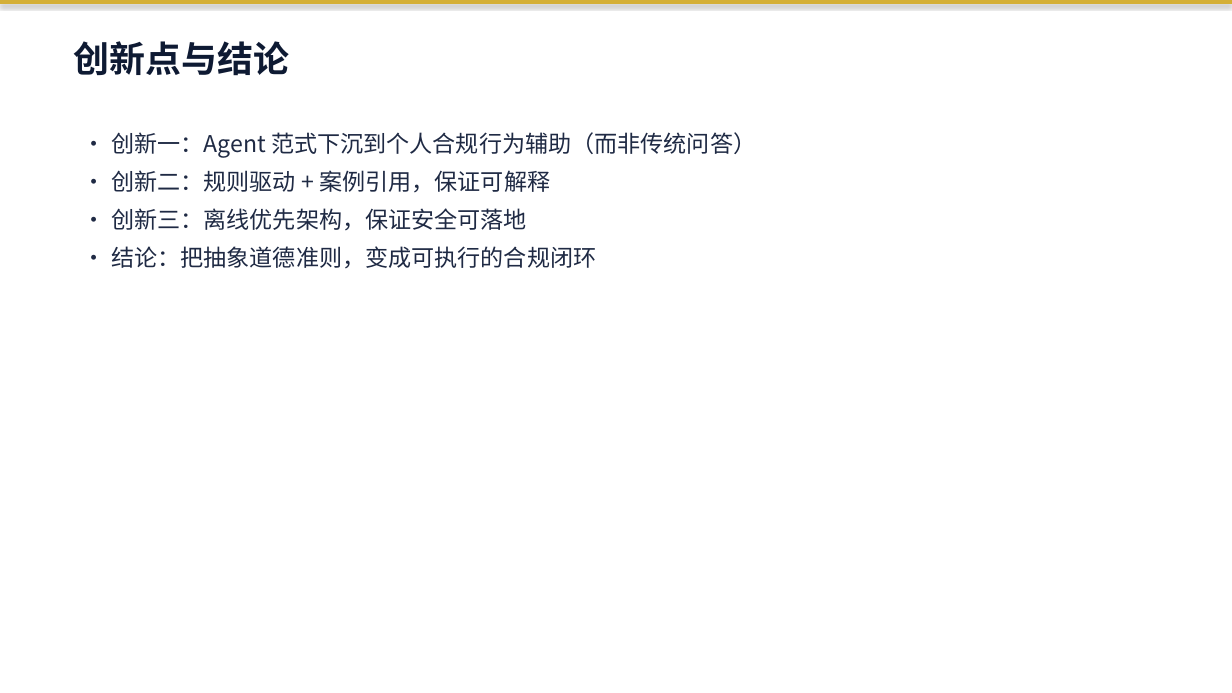
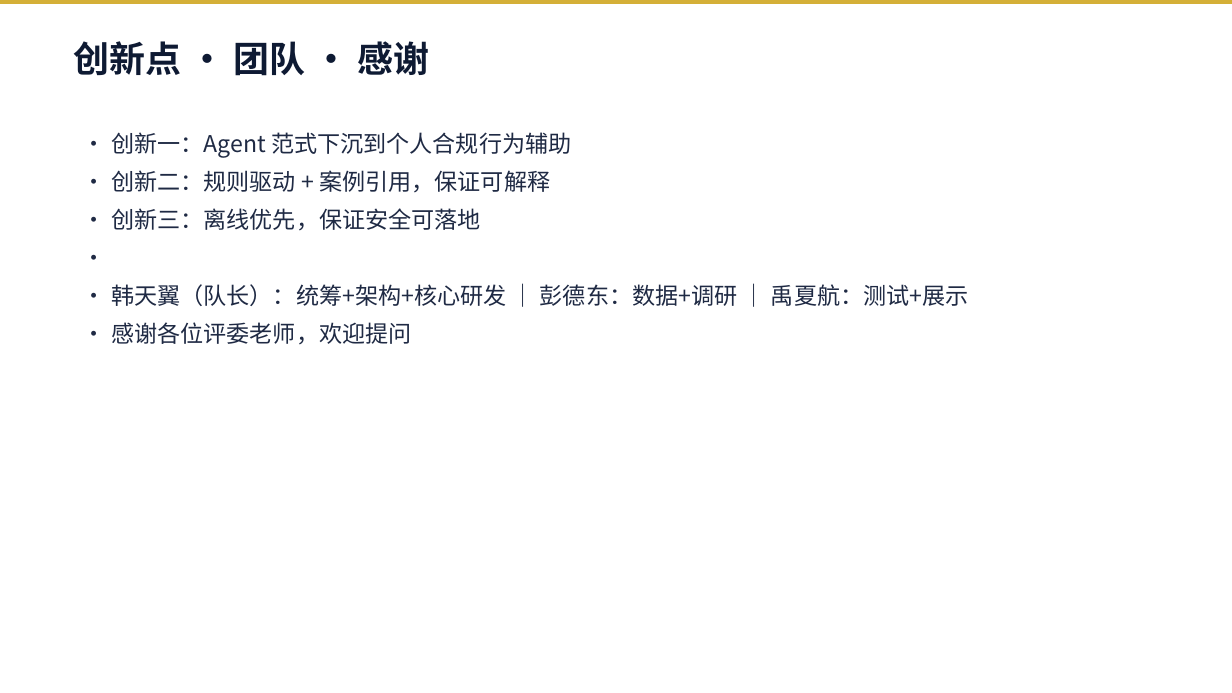
Before and after one commit to JackMA-SYSU/cfa-compliance-assistant, a slide deck: slide 16 of 商策PPT_暑假不回家队.pptx (slide 12 before the commit). Drawn at 1232x693 pixels with LibreOffice and Linux fonts; fonts in the diff are those of the drawing. Boxes give left, top, right and bottom in pixels: in the first picture for what was removed or moved away, otherwise in the second. Text is boxed around its words. In the diff, an @@ line names an element or a change of style, - is before the commit and + after.

```diff
--- a/商策PPT_暑假不回家队.pptx
+++ b/商策PPT_暑假不回家队.pptx
@@ rectangle at (x1=0, y1=0, x2=1232, y2=4): shadow off @@
@@ text at (x1=74, y1=41, x2=429, y2=76): text changed @@
-创新点与结论
+创新点 · 团队 · 感谢
@@ text at (x1=111, y1=132, x2=571, y2=158): text changed @@
-• 创新一：Agent 范式下沉到个人合规行为辅助（而非传统问答）
+• 创新一：Agent 范式下沉到个人合规行为辅助
@@ text at (x1=111, y1=208, x2=969, y2=345): text changed @@
-• 创新三：离线优先架构，保证安全可落地
-• 结论：把抽象道德准则，变成可执行的合规闭环
+• 创新三：离线优先，保证安全可落地
+•
+• 韩天翼（队长）：统筹+架构+核心研发 ｜ 彭德东：数据+调研 ｜ 禹夏航：测试+展示
+• 感谢各位评委老师，欢迎提问
```
Also in this commit, not shown: 10 other slides changed, 5 slides added, 2 slides removed, 2 other files.
